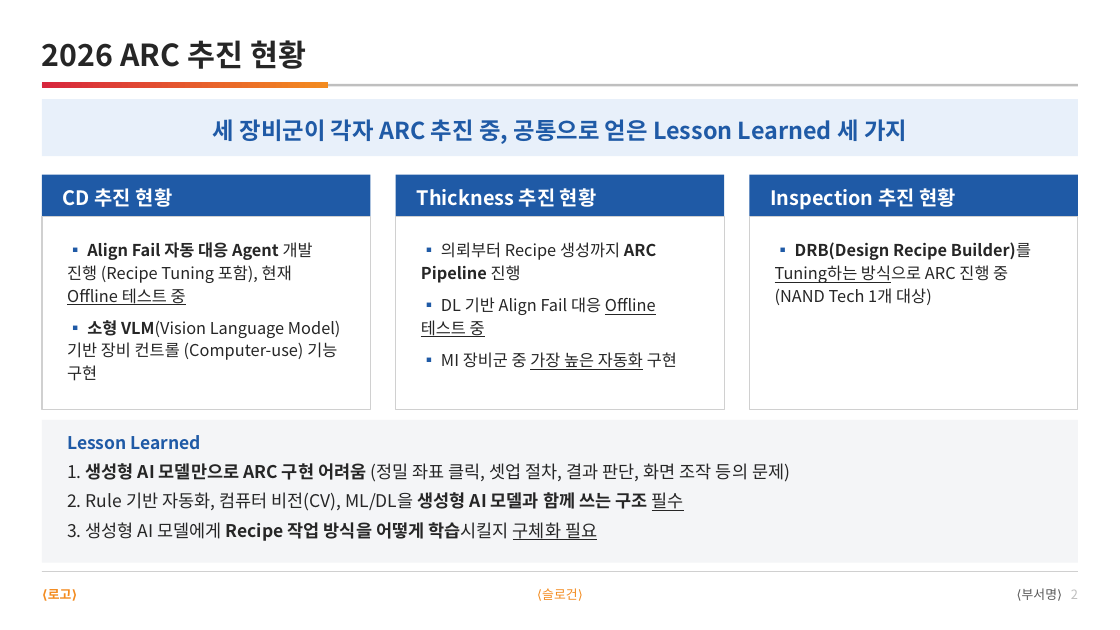
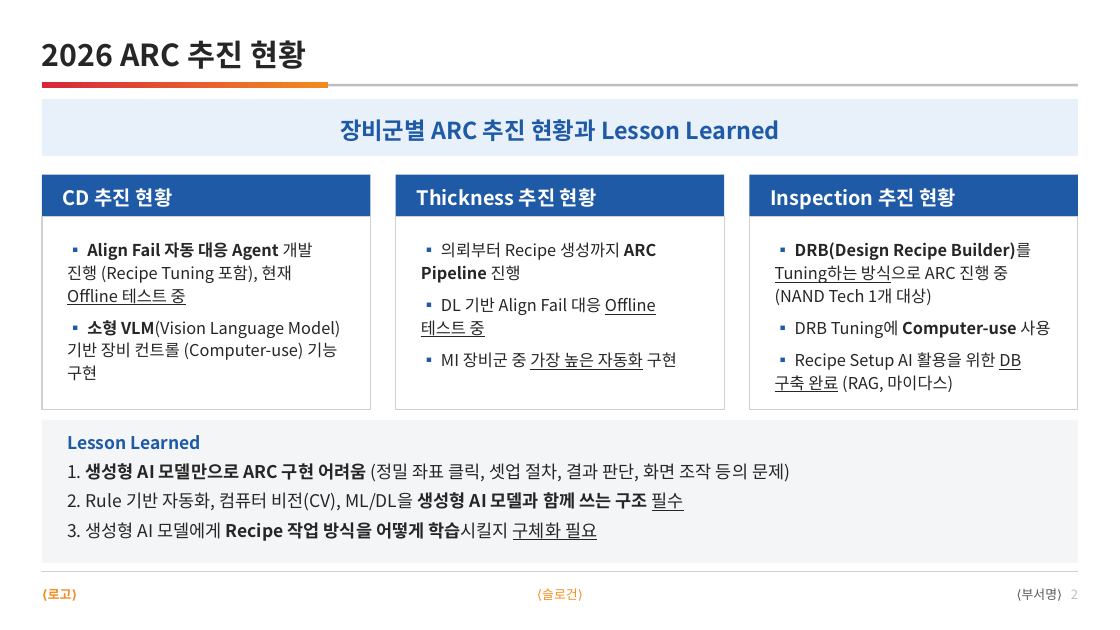
Before and after one commit to DarrenKoi/pm_notes, a slide deck: slide 2 of my-task/arc-tf/deliverables/arc-tf-proposal.pptx. Drawn at 1120x630 pixels with LibreOffice and Linux fonts; fonts in the diff are those of the drawing. Boxes give left, top, right and bottom in pixels: in the first picture for what was removed or moved away, otherwise in the second. Text is boxed around its words. In the diff, an @@ line names an element or a change of style, - is before the commit and + after.

```diff
--- a/my-task/arc-tf/deliverables/arc-tf-proposal.pptx
+++ b/my-task/arc-tf/deliverables/arc-tf-proposal.pptx
@@ text at bbox=[340, 119, 780, 141]: text changed @@
-세 장비군이 각자 ARC 추진 중, 공통으로 얻은 Lesson Learned 세 가지
+장비군별 ARC 추진 현황과 Lesson Learned
@@ text at bbox=[775, 320, 1050, 392]: paragraphs added @@
+▪ DRB Tuning에 Computer-use 사용
+▪ Recipe Setup AI 활용을 위한 DB 구축 완료 (RAG, 마이다스)
```
Also in this commit, not shown: 1 other slide changed, 1 other file.
